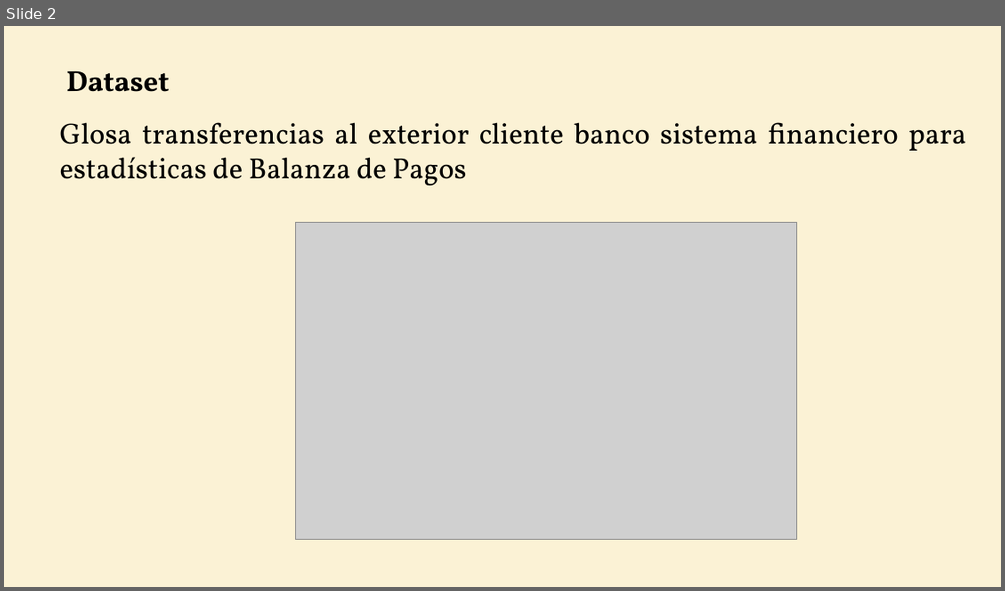
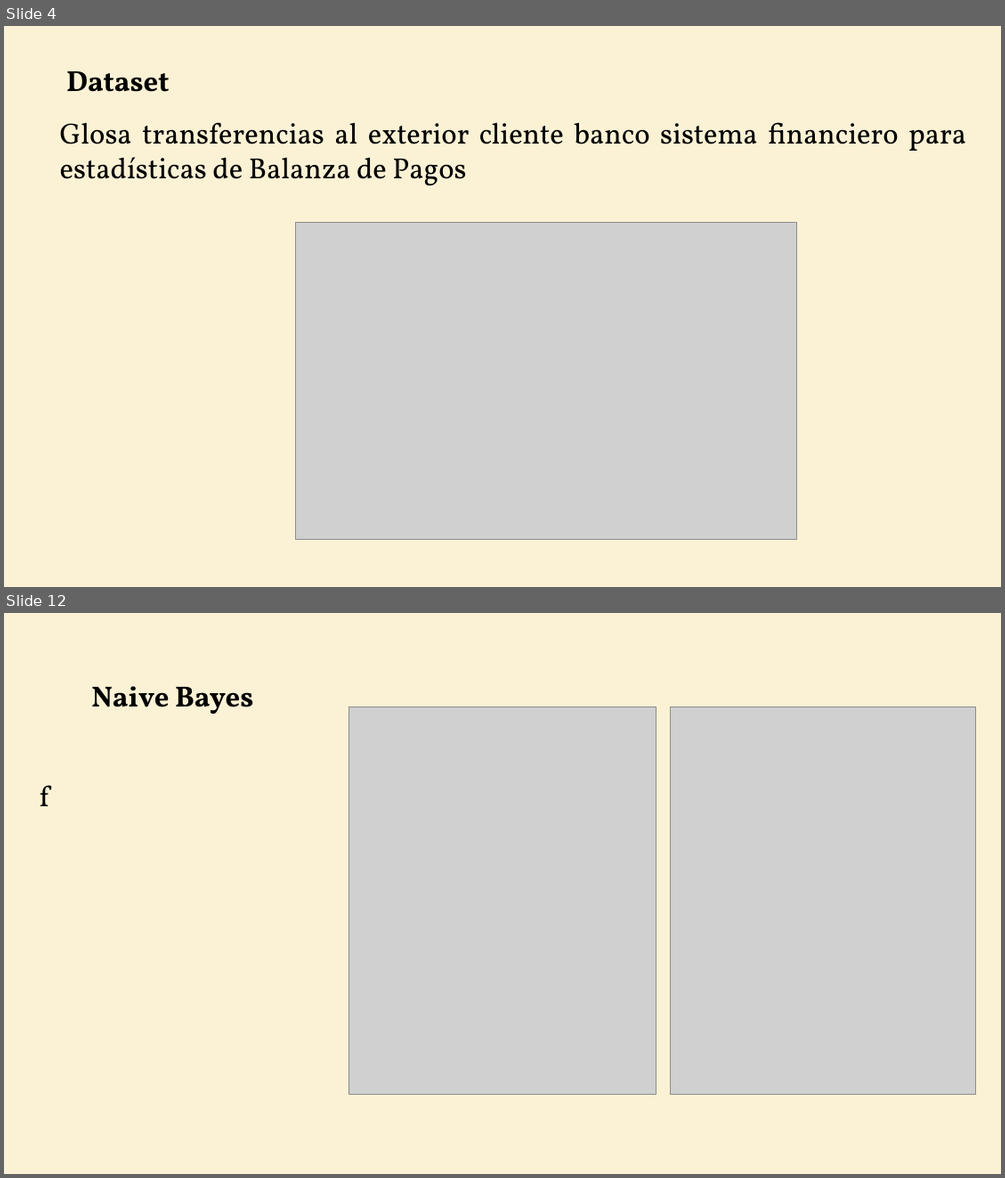
Before and after one commit to WilderGitHub/MCD, a slide deck: II. 08 Minería de Datos II/Proyecto Final.pptx. Shown one above the other, each under a label of ours: slide 2 before the commit, slides 4 and 12 after it; the slides between them are not shown. The pictures are 1005x591 and 1005x1178 pixels, drawn with LibreOffice and Linux fonts; fonts in the diff are those of the drawing; grey boxes stand for pictures. Boxes give left, top, right and bottom in pixels: in the first picture for what was removed or moved away, otherwise in the second. Text is boxed around its words. In the diff, an @@ line names an element or a change of style, - is before the commit and + after.

```diff
--- a/II. 08 Minería de Datos II/Proyecto Final.pptx
+++ b/II. 08 Minería de Datos II/Proyecto Final.pptx
@@ slide 12 added at [4, 613, 1001, 1174], background #F7DD93 at 38% opacity @@
@@ text added at [91, 686, 253, 714], 28 pt, text #000000, bold @@
+Naive Bayes
@@ picture added at [348, 706, 656, 1094] @@
@@ picture added at [671, 706, 976, 1094] @@
@@ text added at [40, 785, 49, 806], 28 pt, text #000000 @@
+f
@@ what was slide 2 is now slide 4 @@
```
Also in this commit, not shown: 2 slides changed, 12 other slides added, 8 slides removed, 1 other file.
